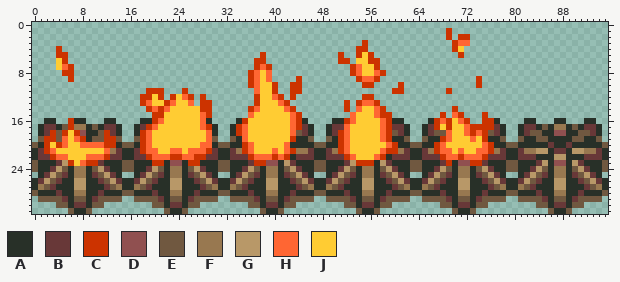
Two states of a sprite sheet, data/sprites/entities/decorations/fire.png. The first picture shows the starting point.
The file is 96x32 pixels.
Palette (. is transparent): A #283028  B #683838  C #cc3300  D #905050  E #705840  F #987850  G #b89868  H #ff6633  J #ffcc33
New version:
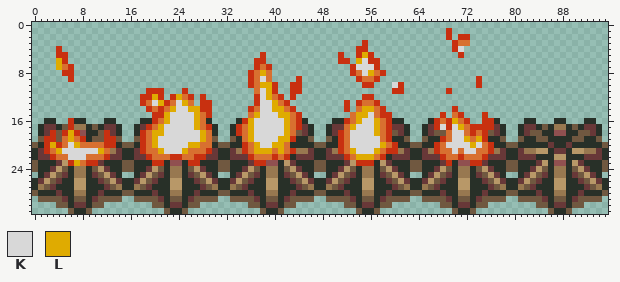
Colours new in this view: K #d8d8d8  L #dfab01
The author wrote: Nouveau sprite du feu dÃcoration.
Changes in this commit:
@@ palette @@
-C #cc3300
+C #c83010
-H #ff6633
+H #d87030
@@ x 0..95 @@
  3 .......................................................C..............CHH.......................
- 4 ....C.................................................CC..............CJ........................
- 5 ....CC................................C............C..CJC..............C........................
- 6 ....JC...............................CC............CC.JJCC......................................
- 7 ....JHC..............................CHC.............CHJJC......................................
- 8 .....CC.............................CHJH.............CHJJHC.....................................
- 9 ......C.............................CHJH....C.........CHHC................C.....................
-10 ....................................CHJJC..CC..........CC....C............C.....................
-11 ...................CCC...C...........HJJC..CC...............CC.......C..........................
-12 ..................CCJC.CJHC.C........CJJHC.C...........CC.......................................
-13 ..................CHJJCHJJH.CC.......CJJJHC.........C.CHHC......................................
-14 ...................CHCHJJJJJCC......CHJJJJHC........C.HJJHC...........C.........................
-15 ....................CCJJJJJJHC......HJJJJJJHC........HJJJHCC........C.HC...C....................
-16 ..AA..CAA...AA....AACHJJJJJJHA....ACJJJJJJJHCA....AACHJJJJHCAA....ACHCJHC..CCA....AA...AA...AA..
-17 .ABBAECFFAEABBA..ABCHJJJJJJJHCA..ACHJJJJJJJHCBA..ABBHJJJJJHCBBA..ABCJCJJHCCCCBA..ABBAEAFFAEABBA.
-18 .ABCECJCDAAECBA..ACHJJJJJJJJJHA..ACHJJJJJJJHEBA..ABCHJJJJJHCEBA..ABEEHJJHCHCEBA..ABEEAADDAAEEBA.
-19 .ECCEHJHCAEECCE..ECHJJJJJJJJJHE..EAHJJJJJJJCAAE..EACHJJJJJHCAAE..EAACHJJJHJCAAE..EAAEEAAAAEEAAE.
-20 EACJCHJJHHHHCCAEEACHJJJJJJJJHHAEEAACHJJJJJHAAAAEEAACHJJJJJJHCAAEEAACHJJJJJJHCAAEEAAAAABAABAAAAAE
-21 ABCHJJJJJJJJHFBAABCHHJJHHJHHHCBAABFCHJJJHJHCFFBAABFCHJJJJJHCCFBAABFCHHJHJJHHCFBAABFFGGABBAGGFFBA
-22 ABBCHHJJJHHHCBBAABBCHHHCCHHCCBBAABBBCHHHCHCABBBAABBBCHJJJHCABBBAABBBCHHCHHHCBBBAABBBAAAGGAAABBBA
-23 EAAABGCJHCCBAAAEEAAACCADDACCAAAEEAAABCCDDAGBAAAEEAAABGCCCAGBAAAEEAAABCADDCCBAAAEEAAABGADDAGBAAAE
+ 4 ....C.................................................CC..............CK........................
+ 5 ....CC................................C............C..CLC..............C........................
+ 6 ....LC...............................CC............CC.LKCC......................................
+ 7 ....LHC..............................CHC.............CKKKC......................................
+ 8 .....CC.............................CHLH.............CHKLHC.....................................
+ 9 ......C.............................CHKH....C.........CHHC................C.....................
+10 ....................................CHLLC..CC..........CC...KC............C.....................
+11 ...................CCC...C...........HKLC..CC...............CC.......C..........................
+12 ..................CCLC.CLHC.C........CKLHC.C...........CC.......................................
+13 ..................CHKLCHKLH.CC.......CKKLHC.........C.CHHC......................................
+14 ...................CHCHLKKLLCC......CHKKLLHC........C.HLLHC...........C.........................
+15 ....................CCLKKKKLHC......HLKKKLLHC........HLLKHCC........C.HC...C....................
+16 ..AA..CAA...AA....AACHLKKKKLHA....ACLKKKKKLHCA....AACHLKKLHCAA....ACHCLHC..CCA....AA...AA...AA..
+17 .ABBAECFFAEABBA..ABCHLKKKKKLHCA..ACHLKKKKKLHCBA..ABBHLKKKLHCBBA..ABCKCKLHCCCCBA..ABBAEAFFAEABBA.
+18 .ABCECLCDAAECBA..ACHLLKKKKKKLHA..ACHLKKKKKLHEBA..ABCHKKKKLHCEBA..ABEEHKKHCHCEBA..ABEEAADDAAEEBA.
+19 .ECCEHLHCAEECCE..ECHLKKKKKKKLHE..EAHLKKKKLLCAAE..EACHKKKKKHCAAE..EAACHKKLHLCAAE..EAAEEAAAAEEAAE.
+20 EACLCHKLHHHHCCAEEACHLKKKKKLLHHAEEAACHLKKLLHAAAAEEAACHKKKKKLHCAAEEAACHKKKKLKHCAAEEAAAAABAABAAAAAE
+21 ABCHLKKKKKKLHFBAABCHHLKKKLHHHCBAABFCHLLLHLHCFFBAABFCHLKKKLHCCFBAABFCHHKHKKHHCFBAABFFGGABBAGGFFBA
+22 ABBCHHKKKHHHCBBAABBCHHHCCHHCCBBAABBBCHHHCHCABBBAABBBCHLLLHCABBBAABBBCHHCHHHCBBBAABBBAAAGGAAABBBA
+23 EAAABGCLHCCBAAAEEAAACCADDACCAAAEEAAABCCDDAGBAAAEEAAABGCCCAGBAAAEEAAABCADDCCBAAAEEAAABGADDAGBAAAE
 24 EAABGEAFFAEGBAAEEAABGEAFFAEGBAAEEAABGEAFFAEGBAAEEAABGEAFFAEGBAAEEAABGEAFFAEGBAAEEAABGEAFFAEGBAAE
